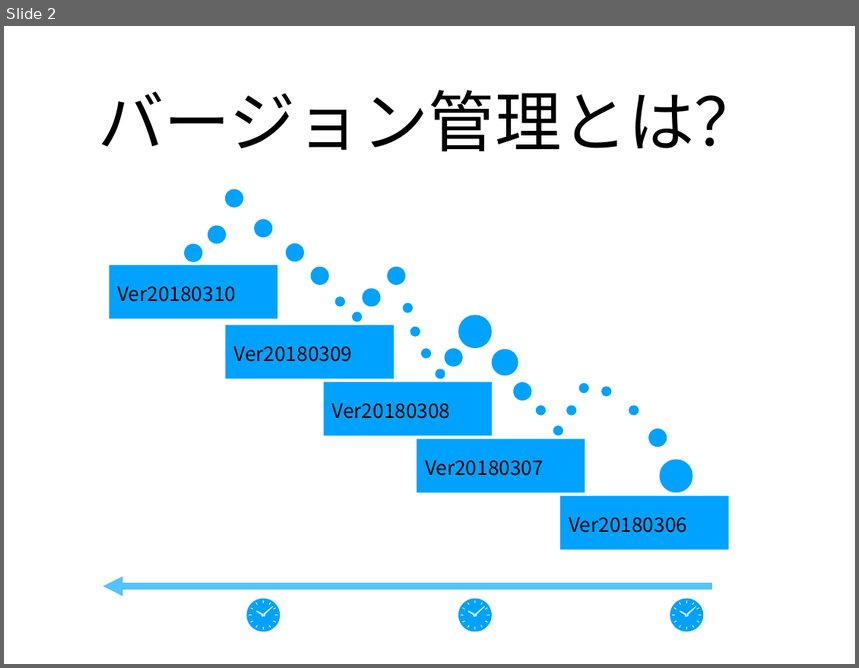
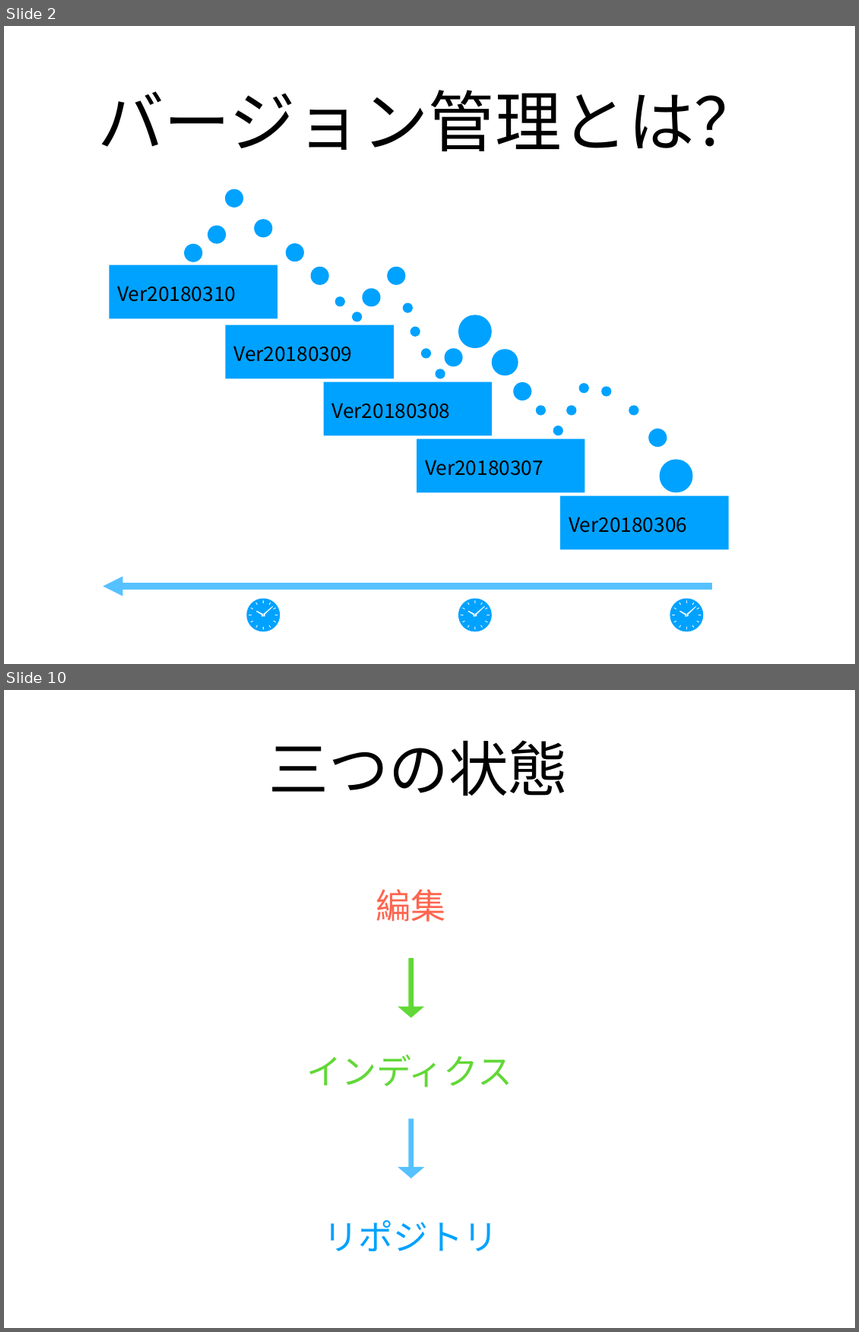
Before and after one commit to xu1718191411/NagoyaStudy, a slide deck: Git入門.pptx. Shown one above the other, each under a label of ours: slide 2 before the commit, slides 2 and 10 after it; the slides between them are not shown. The pictures are 859x668 and 859x1332 pixels, drawn with LibreOffice and Linux fonts; fonts in the diff are those of the drawing. Boxes give left, top, right and bottom in pixels: in the first picture for what was removed or moved away, otherwise in the second. Text is boxed around its words. In the diff, an @@ line names an element or a change of style, - is before the commit and + after.

```diff
--- a/Git入門.pptx
+++ b/Git入門.pptx
@@ slide 10 added at (4, 690, 855, 1328), background #FFFFFF @@
@@ text added at (269, 740, 569, 796), 72 pt, text #000000 @@
+三つの状態
@@ text added at (376, 889, 446, 922), 42 pt, text #FF644E @@
+編集
@@ right arrow added at (398, 958, 424, 1018), fill #61D836 @@
@@ text added at (306, 1055, 512, 1087), 42 pt, text #61D836 @@
+インディクス
@@ right arrow added at (398, 1119, 424, 1179), fill #56C1FF @@
@@ text added at (323, 1220, 498, 1252), 42 pt, text #00A2FF @@
+リポジトリ
```
Also in this commit, not shown: 2 slides changed, 15 other slides added, 7 slides removed, 1 other file.
